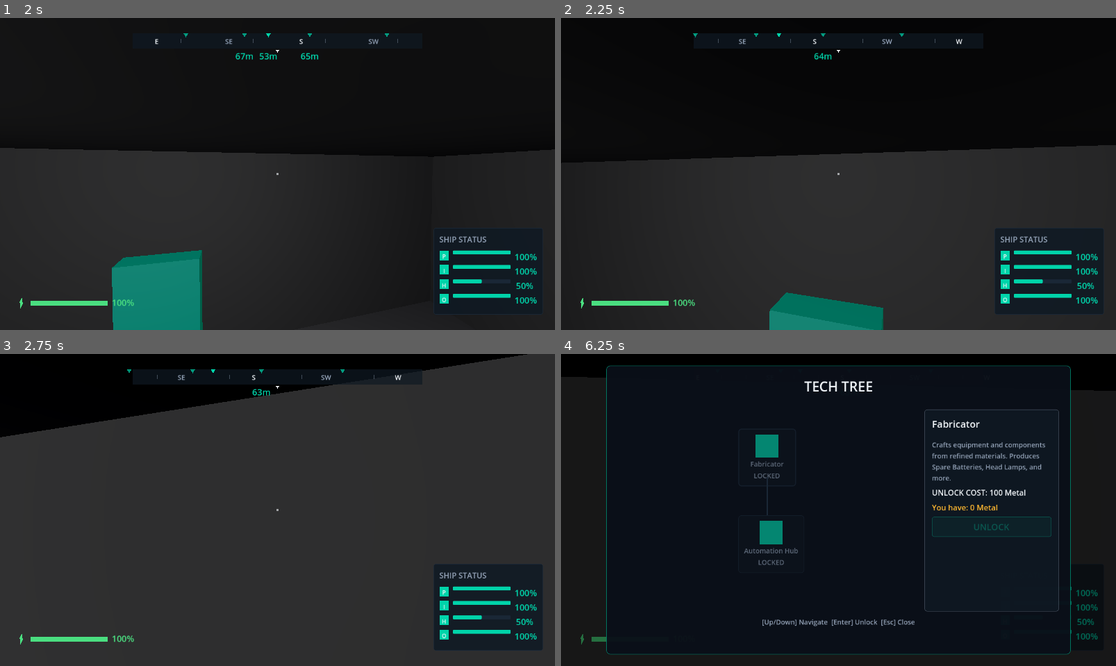
Above: before the commit, frames 1-4 (two rows, left to right).
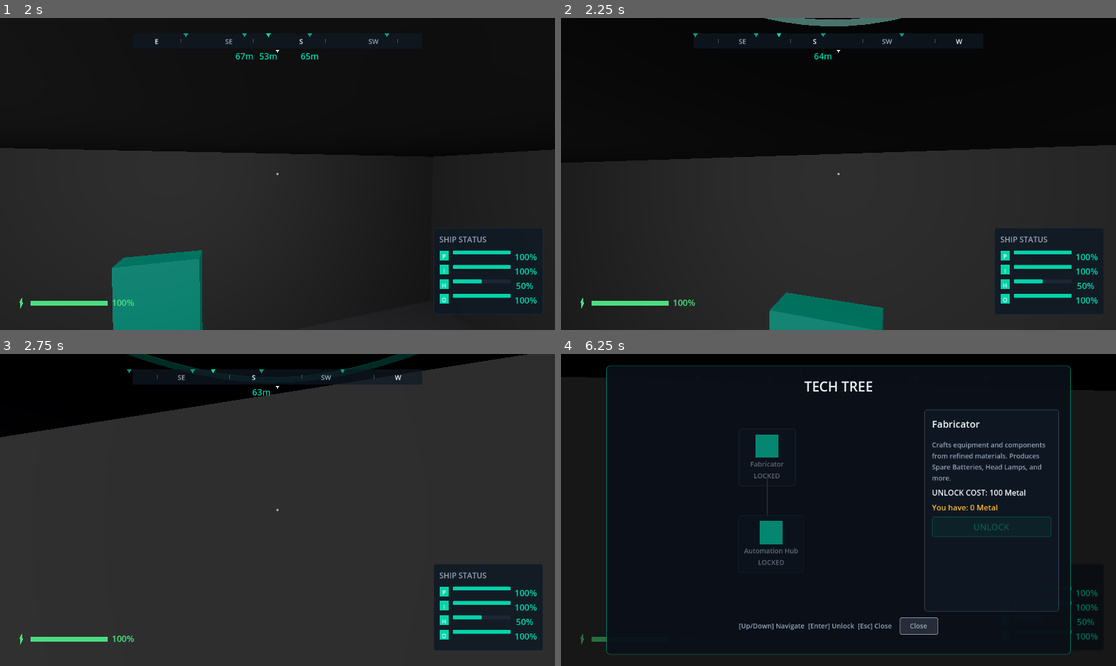
Above: after the commit, the same moments.

Repository: sqlhammer/Hammer-Forge-Studio
Game: Godot game, scene res://scenes/levels/test_world.tscn
Same seed, same stepped clock (60 frames per second), same inputs: the game is played once before the commit and once after it. The project has no main scene, so this scene is started directly.
Inputs (mouse positions are in pixels of both pictures, inside the frame that each line leads up to):
- Up to frame 1 (2 s): tap Enter (ui_accept) at 0.5 s; move the mouse to (271, 180) at 0.52 s; hold E (interact) 0.53-1.28 s; hold W (move_forward) from 0.53 s (still down); click (271, 180) at 0.67 s; tap Space (jump) at 0.77, 1.52 s; move the mouse to (316, 177) at 1.27 s; tap Q (scan) at 1.35 s; click (316, 177) at 1.42 s
- Up to frame 2 (2.25 s): keep holding W (move_forward); move the mouse to (794, 170) at 2.02 s; tap X (ship_emergency_stop) at 2.1 s; click (794, 170) at 2.17 s
- Up to frame 3 (2.75 s): keep holding W (move_forward)
- Up to frame 4 (6.25 s): move the mouse to (844, 510) at 2.77 s; release W (move_forward) at 2.78 s; hold A (move_left) 2.78-3.53 s; tap Tab (switch_view) at 2.85 s; click (844, 510) at 2.92 s; tap Space (jump) at 3.02, 3.77, 4.52, 6.02 s; tap Enter (ui_accept) every 0.75 s from 3.5 to 5.75 s; move the mouse to (816, 503) at 3.52 s; hold W (move_forward) 3.53-5.78 s; tap F (toggle_head_lamp) at 3.6 s; click (816, 503) at 3.67 s; move the mouse to (866, 510) at 4.27 s; tap G (use_item) at 4.35 s; click (866, 510) at 4.42 s; move the mouse to (810, 510) at 5.02 s; press the mouse at (810, 510) at 5.03 s; move the mouse to (849, 503) at 5.77 s; release the mouse at (849, 503) at 5.78 s; hold D (move_right) from 5.78 s (still down); tap E (interact) at 5.85 s; click (849, 503) at 5.92 s

Frame 1 is identical in both runs. In frame 2, 0.4% of the frame differs, in the area x 36-62%, y 0-3%; in frame 3, 0.4%; in frame 4, 0.8%, in the area x 32-68%, y 84-90%.

Commit message:
TICKET-0104/0105/0106/0107/0108/0109: M5 QA bugfixes — gameplay-programmer batch
TICKET-0105 (P1): Fix player falling through world after exiting ship
- Moved exit position from Z=18 (inside ship hull collision) to Z=24 (outside hull)
- Added velocity reset on exit teleport to prevent residual momentum

TICKET-0106 (P1): Add scan ring visual effect on Q press
- Added expanding torus ring VFX to scanner _do_ping()
- Ring expands from player position to PING_RANGE with teal glow and fade-out

TICKET-0107 (P1): Fix mining minigame pattern overlay node-not-in-tree errors
- Reordered _create_pattern_lines() to add mesh to tree before setting global_position/look_at

TICKET-0108 (P2): Expand energy recharge zone for scaled-up ship
- Increased recharge collision from 24x30 to 32x52 to cover full 3x hull perimeter

TICKET-0109 (P2): Fix camera rotation while UI panels are open
- Added Input.MOUSE_MODE_CAPTURED check in player_first_person._input() to suppress mouse look when panels set MOUSE_MODE_VISIBLE

TICKET-0104 (P3): Add clickable close/cancel buttons to all UI panels
- Added Close/Cancel buttons to: RecyclerPanel, ModulePlacementUI, TechTreePanel, FabricatorPanel, AutomationHubPanel
- Buttons wire to existing close() methods; ESC still works (no regression)

Co-Authored-By: Claude Opus 4.6 <noreply@anthropic.com>

Diff:
--- a/game/scripts/gameplay/mining.gd
+++ b/game/scripts/gameplay/mining.gd
@@ -245,14 +245,12 @@
 		var line_pos: Vector3 = deposit_center + world_offset
 		_line_world_positions.append(line_pos)
 
-		# Visual mesh
+		# Visual mesh — add to tree before setting global transforms
 		var mesh_inst := MeshInstance3D.new()
 		mesh_inst.name = "PatternLine%d" % i
 		var box := BoxMesh.new()
 		box.size = Vector3(LINE_MESH_LENGTH, LINE_MESH_HEIGHT, LINE_MESH_DEPTH)
 		mesh_inst.mesh = box
-		mesh_inst.global_position = line_pos
-		mesh_inst.look_at(line_pos + to_player, Vector3.UP)
 
 		var mat := StandardMaterial3D.new()
 		mat.albedo_color = COLOR_LINE_PENDING
@@ -263,6 +261,8 @@
 		mesh_inst.material_override = mat
 
 		deposit.add_child(mesh_inst)
+		mesh_inst.global_position = line_pos
+		mesh_inst.look_at(line_pos + to_player, Vector3.UP)
 		_line_meshes.append(mesh_inst)
 		_line_materials.append(mat)
 
--- a/game/scripts/gameplay/player_first_person.gd
+++ b/game/scripts/gameplay/player_first_person.gd
@@ -39,9 +39,10 @@
 	_apply_movement()
 
 func _input(event: InputEvent) -> void:
-	# Only handle mouse look input
+	# Only handle mouse look when cursor is captured (not while a UI panel is open)
 	if event is InputEventMouseMotion:
-		# warning-ignore:unsafe_method_access
+		if Input.get_mouse_mode() != Input.MOUSE_MODE_CAPTURED:
+			return
 		if InputManager.get_current_input_device() == "keyboard":
 			var mouse_delta: Vector2 = event.relative
 			_apply_mouse_look(mouse_delta)
--- a/game/scripts/gameplay/scanner.gd
+++ b/game/scripts/gameplay/scanner.gd
@@ -21,6 +21,11 @@
 const LAYER_ENVIRONMENT: int = 1 << 2  # Layer 3
 const LAYER_INTERACTABLE: int = 1 << 3  # Layer 4
 const INTERACTION_RAY_LENGTH: float = 6.0
+
+## Ping ring visual
+const PING_RING_DURATION: float = 2.0
+const PING_RING_COLOR := Color("#00D4AA", 0.8)
+const PING_RING_Y_OFFSET: float = 0.2
 
 # ── Private Variables ─────────────────────────────────────
 var _camera: Camera3D = null
@@ -90,6 +95,7 @@
 	for deposit: Deposit in deposits:
 		if not deposit.is_pinged():
 			deposit.ping()
+	_spawn_ping_ring()
 	ping_completed.emit(deposits)
 
 func _update_analysis(delta: float) -> void:
@@ -167,3 +173,38 @@
 	var query := PhysicsRayQueryParameters3D.create(from, to)
 	query.collision_mask = LAYER_INTERACTABLE
 	return space_state.intersect_ray(query)
+
+func _spawn_ping_ring() -> void:
+	var ring := MeshInstance3D.new()
+	ring.name = "PingRing"
+	var torus := TorusMesh.new()
+	torus.inner_radius = 0.48
+	torus.outer_radius = 0.5
+	torus.rings = 64
+	torus.ring_segments = 6
+	ring.mesh = torus
+
+	var mat := StandardMaterial3D.new()
+	mat.albedo_color = PING_RING_COLOR
+	mat.emission_enabled = true
+	mat.emission = Color("#00D4AA")
+	mat.emission_energy_multiplier = 2.0
+	mat.transparency = BaseMaterial3D.TRANSPARENCY_ALPHA
+	mat.no_depth_test = true
+	ring.material_override = mat
+
+	var ring_pos := Vector3(_player.global_position.x, PING_RING_Y_OFFSET, _player.global_position.z)
+	_player.get_parent().add_child(ring)
+	ring.global_position = ring_pos
+	ring.scale = Vector3.ONE
+
+	# Torus outer_radius is 0.5, so scale factor = PING_RANGE / 0.5 = PING_RANGE * 2
+	var final_scale: float = PING_RANGE * 2.0
+	var tween: Tween = ring.create_tween()
+	tween.set_parallel(true)
+	tween.tween_property(ring, "scale", Vector3(final_scale, 1.0, final_scale), PING_RING_DURATION).set_ease(Tween.EASE_OUT).set_trans(Tween.TRANS_CUBIC)
+	tween.tween_property(mat, "albedo_color:a", 0.0, PING_RING_DURATION).set_ease(Tween.EASE_IN)
+	tween.tween_property(mat, "emission_energy_multiplier", 0.0, PING_RING_DURATION)
+	tween.set_parallel(false)
+	tween.tween_callback(ring.queue_free)
+	Global.log("Scanner: ping ring spawned")
--- a/game/scripts/gameplay/ship_interior.gd
+++ b/game/scripts/gameplay/ship_interior.gd
@@ -93,6 +93,7 @@
 		return
 	Global.log("ShipInterior: player exiting ship")
 	await _fade_out()
+	_player_ref.velocity = Vector3.ZERO
 	_player_ref.global_position = _exterior_marker.global_position
 	_is_player_inside = false
 	player_exited_ship.emit()
--- a/game/scripts/levels/test_world.gd
+++ b/game/scripts/levels/test_world.gd
@@ -194,7 +194,7 @@
 	_recharge_zone.collision_mask = LAYER_PLAYER
 	var recharge_col := CollisionShape3D.new()
 	var recharge_shape := BoxShape3D.new()
-	recharge_shape.size = Vector3(24.0, 15.0, 30.0)
+	recharge_shape.size = Vector3(32.0, 15.0, 52.0)
 	recharge_col.shape = recharge_shape
 	recharge_col.position.y = 4.5
 	_recharge_zone.add_child(recharge_col)
@@ -335,8 +335,8 @@
 	if _first_person:
 		_ship_interior.setup(_first_person)
 
-	# Set the exterior exit position to just outside the ship ramp (scaled for 3× hull)
-	_ship_interior.set_exterior_position(Vector3(0, 0.9, 18))
+	# Set the exterior exit position outside the ship hull (3× hull Z-edge = 21, exit beyond it)
+	_ship_interior.set_exterior_position(Vector3(0, 0.9, 24))
 
 	# Connect ship interior signals
 	_ship_interior.player_entered_ship.connect(_on_player_entered_ship)
--- a/game/scripts/ui/automation_hub_panel.gd
+++ b/game/scripts/ui/automation_hub_panel.gd
@@ -234,13 +234,25 @@
 	var right_col := _build_status_column()
 	hbox.add_child(right_col)
 
-	# Instructions
+	# Footer row: instructions + close button
+	var footer := HBoxContainer.new()
+	footer.alignment = BoxContainer.ALIGNMENT_CENTER
+	footer.add_theme_constant_override("separation", 16)
+	outer_vbox.add_child(footer)
+
 	var instructions := Label.new()
 	instructions.text = "[Up/Down] Navigate  [Left/Right] Adjust  [Enter] Activate  [Esc] Close"
 	instructions.add_theme_font_size_override("font_size", 14)
 	instructions.add_theme_color_override("font_color", COLOR_TEXT_SECONDARY)
-	instructions.horizontal_alignment = HORIZONTAL_ALIGNMENT_CENTER
-	outer_vbox.add_child(instructions)
+	footer.add_child(instructions)
+
+	var close_button := Button.new()
+	close_button.text = "Close"
+	close_button.custom_minimum_size = Vector2(80, 32)
+	close_button.add_theme_font_size_override("font_size", 14)
+	_style_close_button(close_button)
+	close_button.pressed.connect(close)
+	footer.add_child(close_button)
 
 func _build_config_column() -> VBoxContainer:
 	var col := VBoxContainer.new()
@@ -629,6 +641,21 @@
 	button.add_theme_color_override("font_hover_color", COLOR_TEXT_PRIMARY)
 	button.add_theme_color_override("font_disabled_color", Color(accent_color, 0.3))
 
+func _style_close_button(button: Button) -> void:
+	var normal_style := StyleBoxFlat.new()
+	normal_style.bg_color = Color(COLOR_NEUTRAL, 0.2)
+	normal_style.border_color = COLOR_NEUTRAL
+	normal_style.set_border_width_all(1)
+	normal_style.set_corner_radius_all(4)
+	normal_style.set_content_margin_all(8)
+	button.add_theme_stylebox_override("normal", normal_style)
+	button.add_theme_stylebox_override("hover", normal_style)
+	var pressed_style: StyleBoxFlat = normal_style.duplicate() as StyleBoxFlat
+	pressed_style.bg_color = Color(COLOR_NEUTRAL, 0.4)
+	button.add_theme_stylebox_override("pressed", pressed_style)
+	button.add_theme_color_override("font_color", COLOR_NEUTRAL)
+	button.add_theme_color_override("font_hover_color", COLOR_TEXT_PRIMARY)
+
 func _add_divider(parent: Node) -> void:
 	var divider := HSeparator.new()
 	var div_style := StyleBoxFlat.new()
--- a/game/scripts/ui/fabricator_panel.gd
+++ b/game/scripts/ui/fabricator_panel.gd
@@ -208,13 +208,25 @@
 	var right_col := _build_recipe_list()
 	hbox.add_child(right_col)
 
-	# Instructions
+	# Footer row: instructions + close button
+	var footer := HBoxContainer.new()
+	footer.alignment = BoxContainer.ALIGNMENT_CENTER
+	footer.add_theme_constant_override("separation", 16)
+	outer_vbox.add_child(footer)
+
 	var instructions := Label.new()
 	instructions.text = "[Up/Down] Select  [Left/Enter] Start  [Esc] Close"
 	instructions.add_theme_font_size_override("font_size", 14)
 	instructions.add_theme_color_override("font_color", COLOR_TEXT_SECONDARY)
-	instructions.horizontal_alignment = HORIZONTAL_ALIGNMENT_CENTER
-	outer_vbox.add_child(instructions)
+	footer.add_child(instructions)
+
+	var close_button := Button.new()
+	close_button.text = "Close"
+	close_button.custom_minimum_size = Vector2(80, 32)
+	close_button.add_theme_font_size_override("font_size", 14)
+	_style_close_button(close_button)
+	close_button.pressed.connect(close)
+	footer.add_child(close_button)
 
 func _build_detail_column() -> VBoxContainer:
 	var col := VBoxContainer.new()
@@ -666,6 +678,21 @@
 	button.add_theme_color_override("font_hover_color", COLOR_TEXT_PRIMARY)
 	button.add_theme_color_override("font_disabled_color", Color(accent_color, 0.3))
 
+func _style_close_button(button: Button) -> void:
+	var normal_style := StyleBoxFlat.new()
+	normal_style.bg_color = Color(COLOR_NEUTRAL, 0.2)
+	normal_style.border_color = COLOR_NEUTRAL
+	normal_style.set_border_width_all(1)
+	normal_style.set_corner_radius_all(4)
+	normal_style.set_content_margin_all(8)
+	button.add_theme_stylebox_override("normal", normal_style)
+	button.add_theme_stylebox_override("hover", normal_style)
+	var pressed_style: StyleBoxFlat = normal_style.duplicate() as StyleBoxFlat
+	pressed_style.bg_color = Color(COLOR_NEUTRAL, 0.4)
+	button.add_theme_stylebox_override("pressed", pressed_style)
+	button.add_theme_color_override("font_color", COLOR_NEUTRAL)
+	button.add_theme_color_override("font_hover_color", COLOR_TEXT_PRIMARY)
+
 func _add_divider(parent: Node) -> void:
 	var divider := HSeparator.new()
 	var div_style := StyleBoxFlat.new()
--- a/game/scripts/ui/module_placement_ui.gd
+++ b/game/scripts/ui/module_placement_ui.gd
@@ -189,13 +189,25 @@
 	_feedback_label.horizontal_alignment = HORIZONTAL_ALIGNMENT_CENTER
 	vbox.add_child(_feedback_label)
 
-	# Instructions
+	# Footer row: instructions + cancel button
+	var footer := HBoxContainer.new()
+	footer.alignment = BoxContainer.ALIGNMENT_CENTER
+	footer.add_theme_constant_override("separation", 16)
+	vbox.add_child(footer)
+
 	var instructions := Label.new()
 	instructions.text = "[Up/Down] Select  [Enter] Install  [Esc] Cancel"
 	instructions.add_theme_font_size_override("font_size", 14)
 	instructions.add_theme_color_override("font_color", COLOR_TEXT_SECONDARY)
-	instructions.horizontal_alignment = HORIZONTAL_ALIGNMENT_CENTER
-	vbox.add_child(instructions)
+	footer.add_child(instructions)
+
+	var cancel_button := Button.new()
+	cancel_button.text = "Cancel"
+	cancel_button.custom_minimum_size = Vector2(80, 32)
+	cancel_button.add_theme_font_size_override("font_size", 14)
+	_style_close_button(cancel_button)
+	cancel_button.pressed.connect(close)
+	footer.add_child(cancel_button)
 
 func _build_available_module_list() -> void:
 	# Filter to modules not already installed
@@ -328,6 +340,21 @@
 		_feedback_label.add_theme_color_override("font_color", COLOR_CORAL)
 		Global.log("ModulePlacementUI: install failed for '%s'" % module_id)
 
+func _style_close_button(button: Button) -> void:
+	var normal_style := StyleBoxFlat.new()
+	normal_style.bg_color = Color(COLOR_NEUTRAL, 0.2)
+	normal_style.border_color = COLOR_NEUTRAL
+	normal_style.set_border_width_all(1)
+	normal_style.set_corner_radius_all(4)
+	normal_style.set_content_margin_all(8)
+	button.add_theme_stylebox_override("normal", normal_style)
+	button.add_theme_stylebox_override("hover", normal_style)
+	var pressed_style: StyleBoxFlat = normal_style.duplicate() as StyleBoxFlat
+	pressed_style.bg_color = Color(COLOR_NEUTRAL, 0.4)
+	button.add_theme_stylebox_override("pressed", pressed_style)
+	button.add_theme_color_override("font_color", COLOR_NEUTRAL)
+	button.add_theme_color_override("font_hover_color", COLOR_TEXT_PRIMARY)
+
 func _add_divider(parent: Node) -> void:
 	var divider := HSeparator.new()
 	var div_style := StyleBoxFlat.new()
--- a/game/scripts/ui/recycler_panel.gd
+++ b/game/scripts/ui/recycler_panel.gd
@@ -177,13 +177,25 @@
 	_available_label.horizontal_alignment = HORIZONTAL_ALIGNMENT_CENTER
 	vbox.add_child(_available_label)
 
-	# Instructions
+	# Footer row: instructions + close button
+	var footer := HBoxContainer.new()
+	footer.alignment = BoxContainer.ALIGNMENT_CENTER
+	footer.add_theme_constant_override("separation", 16)
+	vbox.add_child(footer)
+
 	var instructions := Label.new()
 	instructions.text = "[Esc] Close"
 	instructions.add_theme_font_size_override("font_size", 14)
 	instructions.add_theme_color_override("font_color", COLOR_TEXT_SECONDARY)
-	instructions.horizontal_alignment = HORIZONTAL_ALIGNMENT_CENTER
-	vbox.add_child(instructions)
+	footer.add_child(instructions)
+
+	var close_button := Button.new()
+	close_button.text = "Close"
+	close_button.custom_minimum_size = Vector2(80, 32)
+	close_button.add_theme_font_size_override("font_size", 14)
+	_style_button(close_button, COLOR_NEUTRAL)
+	close_button.pressed.connect(close)
+	footer.add_child(close_button)
 
 func _build_slot_row() -> CenterContainer:
 	var center := CenterContainer.new()
--- a/game/scripts/ui/tech_tree_panel.gd
+++ b/game/scripts/ui/tech_tree_panel.gd
@@ -193,13 +193,25 @@
 	var detail_panel := _build_detail_panel()
 	hbox.add_child(detail_panel)
 
-	# Instructions
+	# Footer row: instructions + close button
+	var footer := HBoxContainer.new()
+	footer.alignment = BoxContainer.ALIGNMENT_CENTER
+	footer.add_theme_constant_override("separation", 16)
+	vbox.add_child(footer)
+
 	var instructions := Label.new()
 	instructions.text = "[Up/Down] Navigate  [Enter] Unlock  [Esc] Close"
 	instructions.add_theme_font_size_override("font_size", 14)
 	instructions.add_theme_color_override("font_color", COLOR_TEXT_SECONDARY)
-	instructions.horizontal_alignment = HORIZONTAL_ALIGNMENT_CENTER
-	vbox.add_child(instructions)
+	footer.add_child(instructions)
+
+	var close_button := Button.new()
+	close_button.text = "Close"
+	close_button.custom_minimum_size = Vector2(80, 32)
+	close_button.add_theme_font_size_override("font_size", 14)
+	_style_close_button(close_button)
+	close_button.pressed.connect(close)
+	footer.add_child(close_button)
 
 	# Confirmation dialog (hidden)
 	_build_confirm_dialog(dim_layer)
@@ -589,6 +601,21 @@
 	button.add_theme_color_override("font_hover_color", COLOR_TEXT_PRIMARY)
 	button.add_theme_color_override("font_disabled_color", Color(accent_color, 0.3))
 
+func _style_close_button(button: Button) -> void:
+	var normal_style := StyleBoxFlat.new()
+	normal_style.bg_color = Color(COLOR_NEUTRAL, 0.2)
+	normal_style.border_color = COLOR_NEUTRAL
+	normal_style.set_border_width_all(1)
+	normal_style.set_corner_radius_all(4)
+	normal_style.set_content_margin_all(8)
+	button.add_theme_stylebox_override("normal", normal_style)
+	button.add_theme_stylebox_override("hover", normal_style)
+	var pressed_style: StyleBoxFlat = normal_style.duplicate() as StyleBoxFlat
+	pressed_style.bg_color = Color(COLOR_NEUTRAL, 0.4)
+	button.add_theme_stylebox_override("pressed", pressed_style)
+	button.add_theme_color_override("font_color", COLOR_NEUTRAL)
+	button.add_theme_color_override("font_hover_color", COLOR_TEXT_PRIMARY)
+
 func _add_divider(parent: Node) -> void:
 	var divider := HSeparator.new()
 	var div_style := StyleBoxFlat.new()
